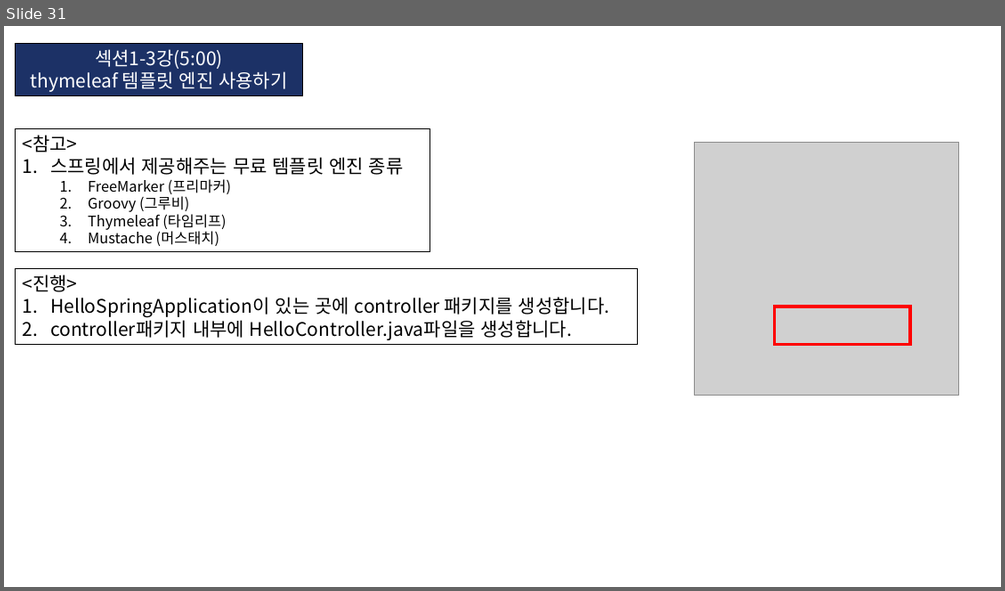
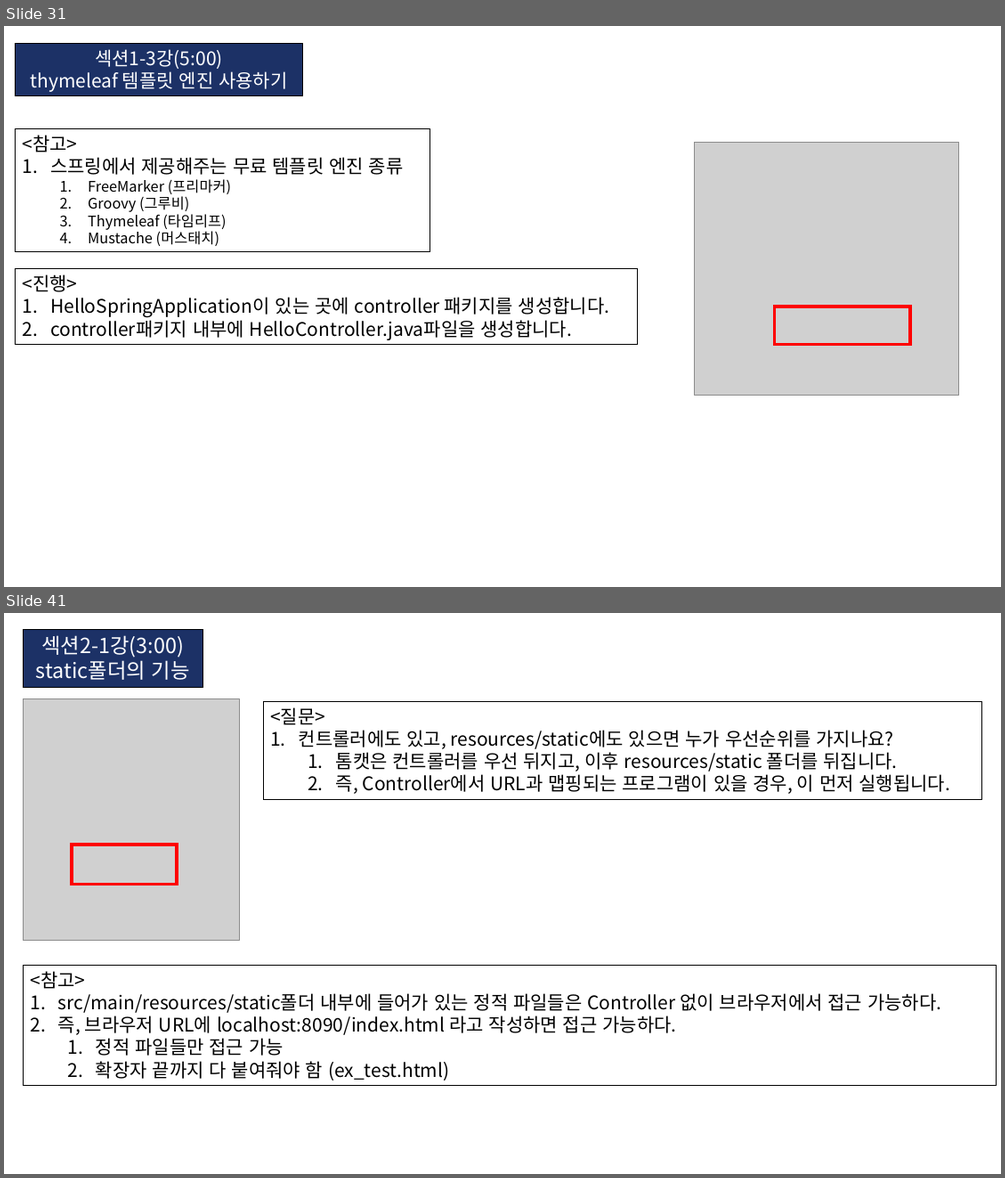
Before and after one commit to KIM-BEOMSOO/study, a slide deck: 00.공부 정리(최종)/12.Spring-Boot/03.인프런_김영한_스프링 입문/01.인프런_깅영한_Spring-Boot.pptx. Shown one above the other, each under a label of ours: slide 31 before the commit, slides 31 and 41 after it; the slides between them are not shown. The pictures are 1005x591 and 1005x1178 pixels, drawn with LibreOffice and Linux fonts; fonts in the diff are those of the drawing; grey boxes stand for pictures. Boxes give left, top, right and bottom in pixels: in the first picture for what was removed or moved away, otherwise in the second. Text is boxed around its words. In the diff, an @@ line names an element or a change of style, - is before the commit and + after.

```diff
--- a/00.공부 정리(최종)/12.Spring-Boot/03.인프런_김영한_스프링 입문/01.인프런_깅영한_Spring-Boot.pptx
+++ b/00.공부 정리(최종)/12.Spring-Boot/03.인프런_김영한_스프링 입문/01.인프런_깅영한_Spring-Boot.pptx
@@ slide 41 added at (x1=4, y1=613, x2=1001, y2=1174), background #FFFFFF @@
@@ rectangle added at (x1=23, y1=629, x2=202, y2=687), fill #1C3166, outline #000000 0.75 pt, 20 pt, text #FFFFFF @@
+섹션2-1강(3:00)
+static폴더의 기능
@@ picture added at (x1=23, y1=699, x2=239, y2=941) @@
@@ rectangle added at (x1=264, y1=701, x2=983, y2=799), outline #000000 0.75 pt, 18 pt, text #000000 @@
+<질문>
+1. 컨트롤러에도 있고, resources/static에도 있으면 누가 우선순위를 가지나요?
+  1. 톰캣은 컨트롤러를 우선 뒤지고, 이후 resources/static 폴더를 뒤집니다.
+  2. 즉, Controller에서 URL과 맵핑되는 프로그램이 있을 경우, 이 먼저 실행됩니다.
@@ rectangle added at (x1=72, y1=844, x2=177, y2=884), outline #FF0000 3 pt @@
@@ rectangle added at (x1=23, y1=965, x2=995, y2=1086), outline #000000 0.75 pt, 18 pt, text #000000 @@
+<참고>
+1. src/main/resources/static폴더 내부에 들어가 있는 정적 파일들은 Controller 없이 브라우저에서 접근 가능하다.
+2. 즉, 브라우저 URL에 localhost:8090/index.html 라고 작성하면 접근 가능하다.
+  1. 정적 파일들만 접근 가능
+  2. 확장자 끝까지 다 붙여줘야 함 (ex_test.html)
```
Also in this commit, not shown: 2 slides changed, 22 other slides added.
